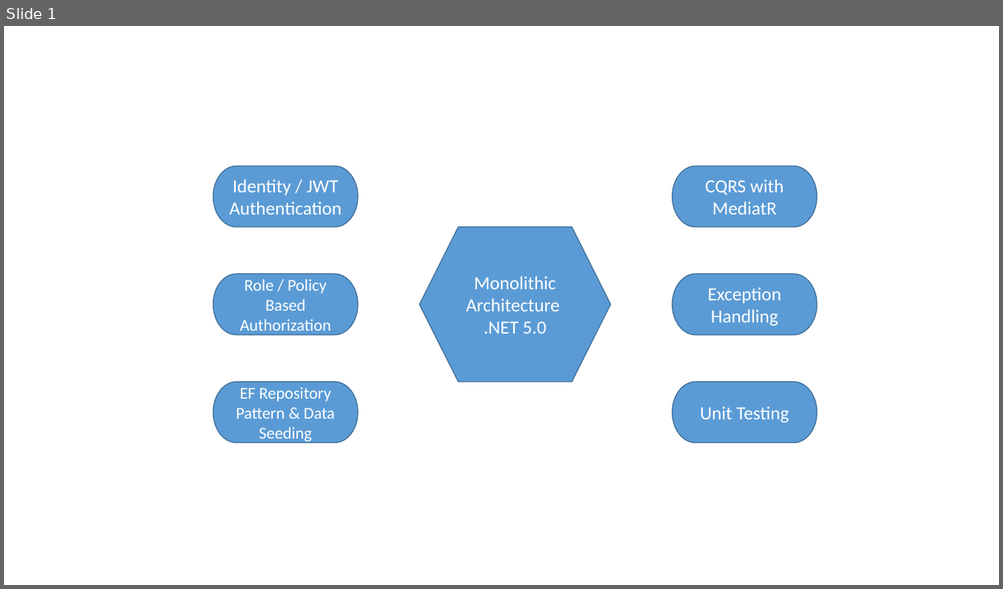
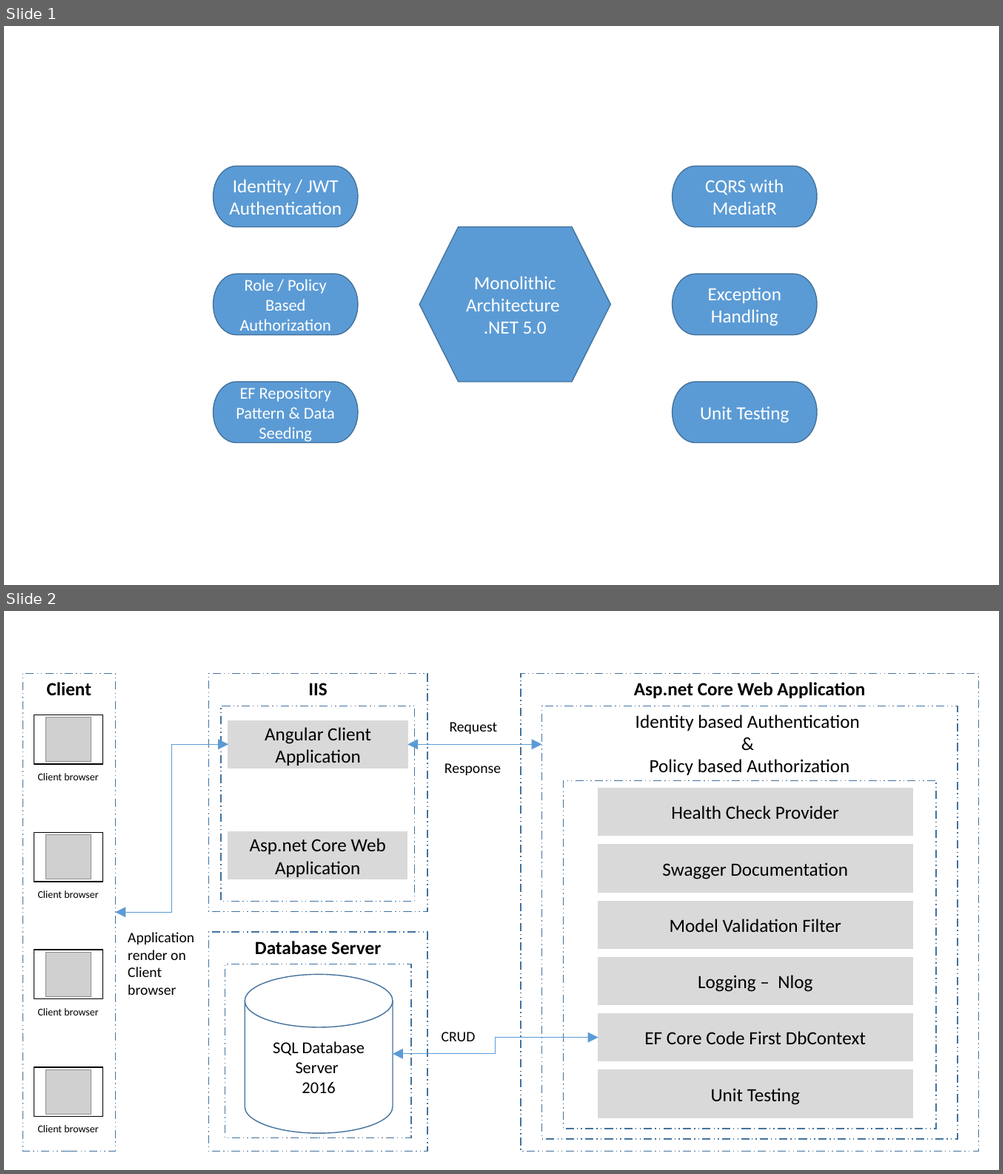
Before and after one commit to sagar08/RestServices, a slide deck: Architecture.pptx. Shown one above the other, each under a label of ours: slide 1 before the commit, slides 1 and 2 after it. The pictures are 1003x589 and 1003x1174 pixels, drawn with LibreOffice and Linux fonts; fonts in the diff are those of the drawing; grey boxes stand for pictures. Boxes give left, top, right and bottom in pixels: in the first picture for what was removed or moved away, otherwise in the second. Text is boxed around its words. In the diff, an @@ line names an element or a change of style, - is before the commit and + after.

Commit message:
Design Architecture.pptx
Code Cleanup

```diff
--- a/Architecture.pptx
+++ b/Architecture.pptx
@@ slide 2 added at (4,611,999,1170), background #FFFFFF @@
@@ text added at (449,722,497,734), 14 pt, text #000000 @@
+Request
@@ elbow double arrow added from (115, 912) to (228, 744), #5B9BD5 1 pt @@
@@ double arrow added from (407, 744) to (542, 744), #5B9BD5 1 pt @@
@@ text added at (444,763,501,775), 14 pt, text #000000 @@
+Response
@@ group added at (208,674,427,911): 4 rectangles @@
+IIS
+Angular Client Application
+Asp.net Core Web Application
@@ group added at (521,674,979,1152): 9 rectangles @@
+Asp.net Core Web Application
+Identity based Authentication
+&
+Policy based Authorization
+Health Check Provider
+Logging – Nlog
+EF Core Code First DbContext
+Unit Testing
+Swagger Documentation
+Model Validation Filter
@@ text added at (128,932,194,995), 14 pt, text #000000 @@
+Application render on Client browser
@@ rectangle added at (208,933,427,1152), outline #43739E 1 pt dashed, 18 pt, text #000000, bold @@
+Database Server
@@ rectangle added at (225,965,412,1139), outline #43739E 1 pt dashed @@
@@ cylinder added at (245,975,392,1134), outline #43739E 1 pt, 16 pt, text #000000 @@
+SQL Database Server
+2016
@@ text added at (441,1032,475,1042), 14 pt, text #000000 @@
+CRUD
@@ elbow double arrow added from (392, 1054) to (598, 1038), #5B9BD5 1 pt @@
@@ group added at (22,674,115,1152): 5 rectangles, 4 pictures, 4 texts @@
+Client
+Client browser
+Client browser
+Client browser
+Client browser
```
Also in this commit, not shown: 4 other files.
